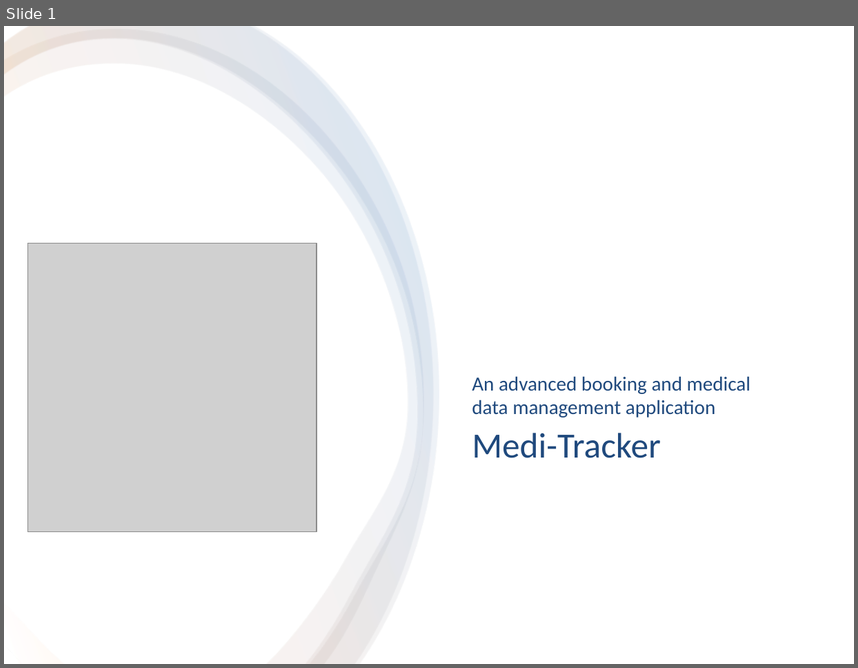
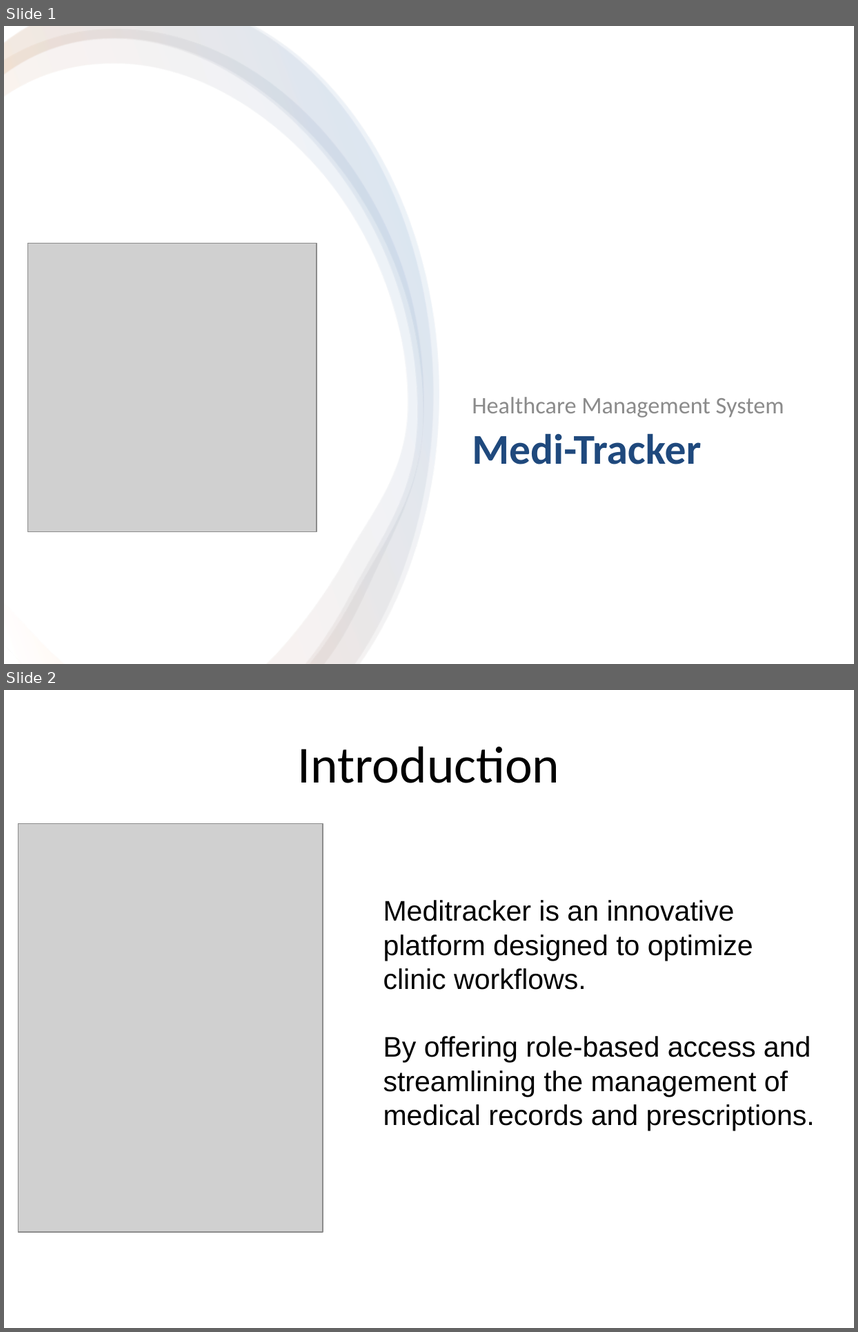
Before and after one commit to Zughayyar/MediTrack_MERN_Project, a slide deck: MediTracker.pptx. Shown one above the other, each under a label of ours: slide 1 before the commit, slides 1 and 2 after it. The pictures are 858x668 and 858x1332 pixels, drawn with LibreOffice and Linux fonts; fonts in the diff are those of the drawing; grey boxes stand for pictures. Boxes give left, top, right and bottom in pixels: in the first picture for what was removed or moved away, otherwise in the second. Text is boxed around its words. In the diff, an @@ line names an element or a change of style, - is before the commit and + after.

```diff
--- a/MediTracker.pptx
+++ b/MediTracker.pptx
@@ slide 2 added at bbox=[4, 690, 854, 1328], background #FFFFFF @@
@@ text added at bbox=[298, 746, 560, 783], 44 pt, text #000000 @@
+Introduction
@@ picture added at bbox=[18, 823, 323, 1232] @@
@@ text added at bbox=[383, 900, 815, 1130], 24 pt, text #000000 @@
+Meditracker is an innovative platform designed to optimize clinic workflows.
+By offering role-based access and streamlining the management of medical records and prescriptions.
@@ slide 1 changed as well @@
@@ subtitle at bbox=[472, 397, 784, 417]: text changed; size 17 to 20 pt; text colour #1F497D to #8C8C8C @@
-An advanced booking and medical data management application
+Healthcare Management System
@@ title "Medi-Tracker" at bbox=[472, 433, 701, 464]: size 30 to 36 pt, bold on @@
```
Also in this commit, not shown: 3 other slides changed, 6 other slides added, 4 slides removed, 5 other files.
